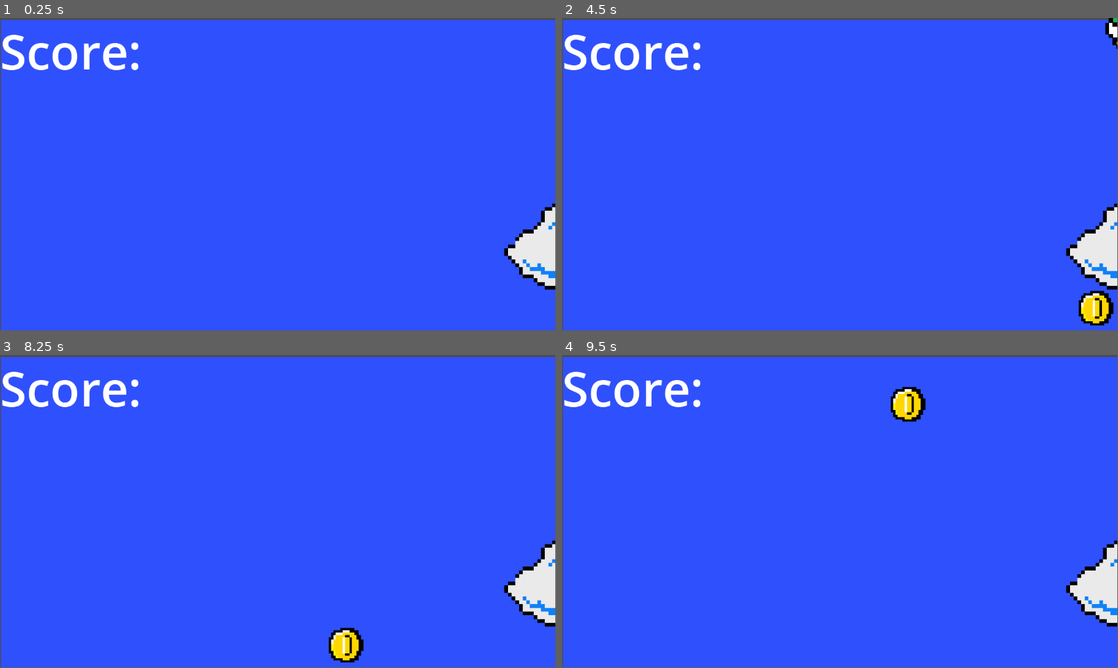
Above: before the commit, frames 1-4 (two rows, left to right).
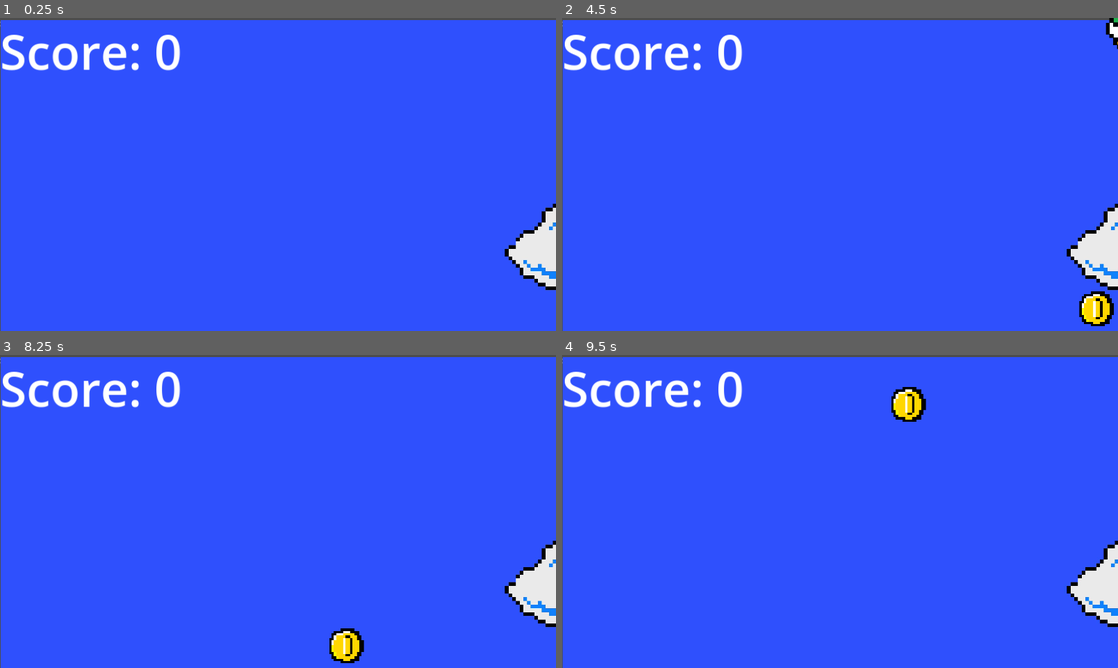
Above: after the commit, the same moments.

Repository: lemonpeppereel/Midyear-Project
Game: Godot game, scene res://MarioGame.tscn
Same seed, same stepped clock (60 frames per second), same inputs: the game is played once before the commit and once after it. This scene is started directly instead of the project's main scene.
Inputs:
- Up to frame 1 (0.25 s): no input
- Up to frame 2 (4.5 s): tap Enter at 0.5, 2, 3.5 s; hold Right (ui_right) 0.53-1.28 s; tap Space at 1.25, 2.75, 4.25 s; hold Down (ui_down) 1.28-2.03 s; hold Right (ui_right) 2.03-2.78 s; hold Up (ui_up) 2.78-3.53 s; hold Left (ui_left) from 3.53 s (still down)
- Up to frame 3 (8.25 s): release Left (ui_left) at 5.03 s; hold Down (ui_down) 5.03-5.78 s; hold Right (ui_right) 5.78-6.53 s; hold Up (ui_up) 6.53-7.28 s; hold Right (ui_right) 7.28-8.03 s; hold Down (ui_down) from 8.03 s (still down)
- Up to frame 4 (9.5 s): release Down (ui_down) at 8.78 s; hold Left (ui_left) from 8.78 s (still down)
In our replay, the window is 799x449 before the commit and 800x450 after it. These sizes can differ from the game's own. Grey fills any space a smaller window leaves; there, only what the larger window draws over its background counts as a difference.

The runs differ from the first frame. In frame 1, 1.0% of the frame differs, in the area x 0-100%, y 0-100%; in frame 2, 1.2%; in frame 3, 1.2%; in frame 4, 1.1%.

Commit message:
minor

Diff:
--- a/Coin.gd
+++ b/Coin.gd
@@ -14,3 +14,4 @@
 func _on_area_entered(area):
 	area.queue_free()
 	MarioScore.score += 10;
+	Marioscorecount.updatescore()
--- a/Mario.gd
+++ b/Mario.gd
@@ -12,14 +12,22 @@
 func _physics_process(delta):
 	player_movement(delta)
 	player_shoot()
-	animations2.play("idle")
 func player_shoot():
 	if Input.is_action_just_pressed("ui_up"):
 		animations.play("shoot")
 
 func get_input():
 	input.x = int(Input.is_action_pressed("ui_right")) - int(Input.is_action_pressed("ui_left"))
-	return input.normalized()
+	if int(Input.is_action_pressed("ui_right")) == 1:
+		animations2.play("idle")
+		return input.normalized()
+	elif int(Input.is_action_pressed("ui_left")) == 1:
+		animations2.play("idle")
+		return input.normalized()
+	else:
+		animations2.stop()
+		return input.normalized()
+
 
 func player_movement(delta):
 	input = get_input()
--- a/MarioGame.tscn
+++ b/MarioGame.tscn
@@ -88,6 +88,7 @@
 texture = ExtResource("4_4d3ro")
 hframes = 8
 vframes = 2
+frame = 8
 
 [node name="AnimationPlayer" type="AnimationPlayer" parent="Mario"]
 libraries = {
--- a/marioscorecount.gd
+++ b/marioscorecount.gd
@@ -2,11 +2,11 @@
 
 
 func _ready():
-	pass
-
-func _updatescore():
 	text = "Score: " + str(MarioScore.score)
 
+func updatescore():
+	text = "Score: " + str(MarioScore.score)
+	print(MarioScore.score)
 
 # Called every frame. 'delta' is the elapsed time since the previous frame.
 func _process(delta):
--- a/project.godot
+++ b/project.godot
@@ -18,3 +18,10 @@
 [autoload]
 
 MarioScore="*res://MarioScore.gd"
+Marioscorecount="*res://marioscorecount.gd"
+
+[display]
+
+window/size/window_width_override=1920
+window/size/window_height_override=1080
+window/stretch/mode="canvas_items"
--- a/worlds.tscn
+++ b/worlds.tscn
@@ -15,17 +15,17 @@
 layout_mode = 0
 offset_left = -2.0
 offset_top = -1.0
-offset_right = 7569.0
-offset_bottom = 4840.0
+offset_right = 3014.0
+offset_bottom = 1690.0
 scale = Vector2(0.381969, 0.381969)
 texture = ExtResource("1_gc8vf")
 
 [node name="mariochange" type="LinkButton" parent="TextureRect"]
 layout_mode = 0
-offset_left = 2503.0
-offset_top = 1474.0
-offset_right = 4691.0
-offset_bottom = 4228.0
+offset_left = 987.0
+offset_top = 482.0
+offset_right = 1854.0
+offset_bottom = 1419.0
 script = ExtResource("2_v7mea")
 
 [connection signal="pressed" from="TextureRect/mariochange" to="TextureRect/mariochange" method="_on_pressed"]
